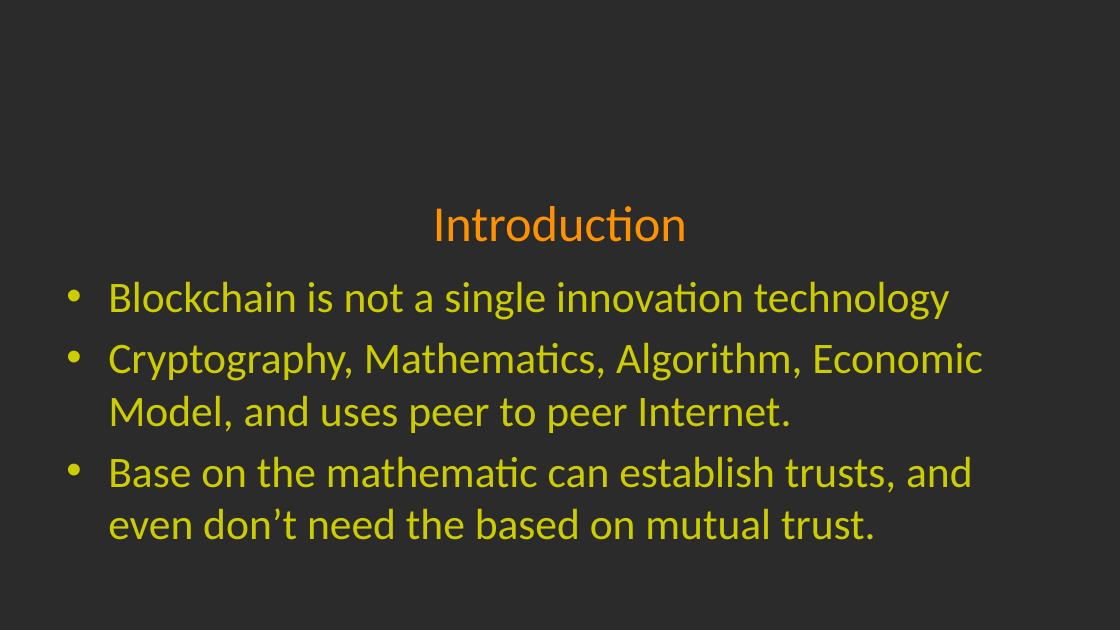
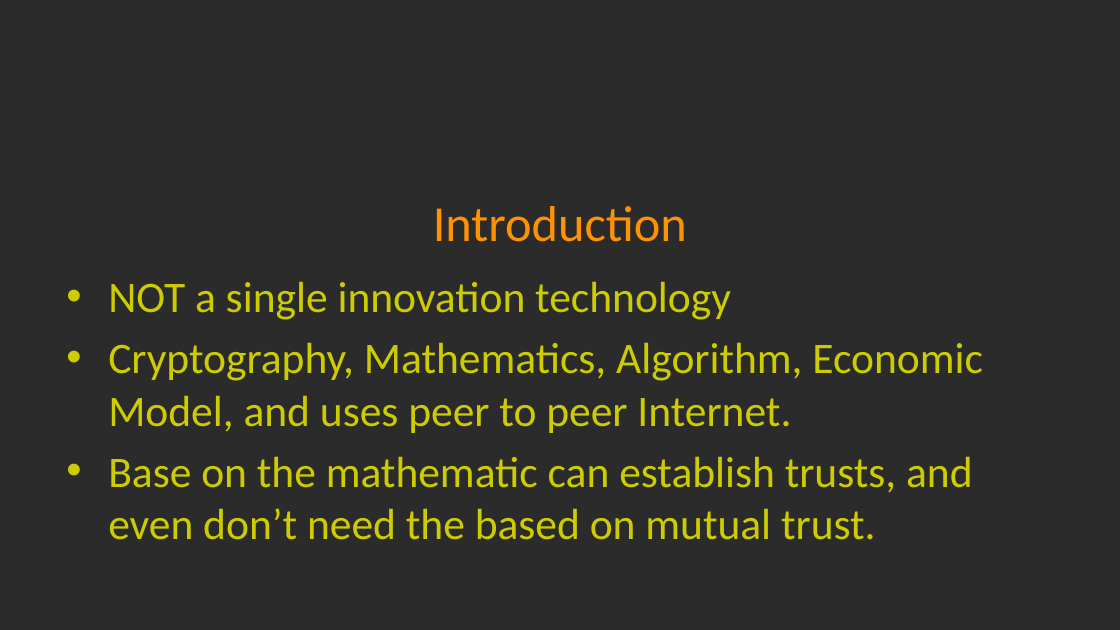
Before and after one commit to LeafLu0315/Presentation, a slide deck: slide 3 of blockchain.pptx. Drawn at 1120x630 pixels with LibreOffice and Linux fonts; fonts in the diff are those of the drawing; background and template pictures are left out; a plain dark background stands for a picture behind light text. Boxes give left, top, right and bottom in pixels: in the first picture for what was removed or moved away, otherwise in the second. Text is boxed around its words. In the diff, an @@ line names an element or a change of style, - is before the commit and + after.

```diff
--- a/blockchain.pptx
+++ b/blockchain.pptx
@@ text at [108,282,731,320]: text changed @@
-• Blockchain is not a single innovation technology
+• NOT a single innovation technology
```
Also in this commit, not shown: 4 other slides changed, 7 slides added, 2 slides removed.
